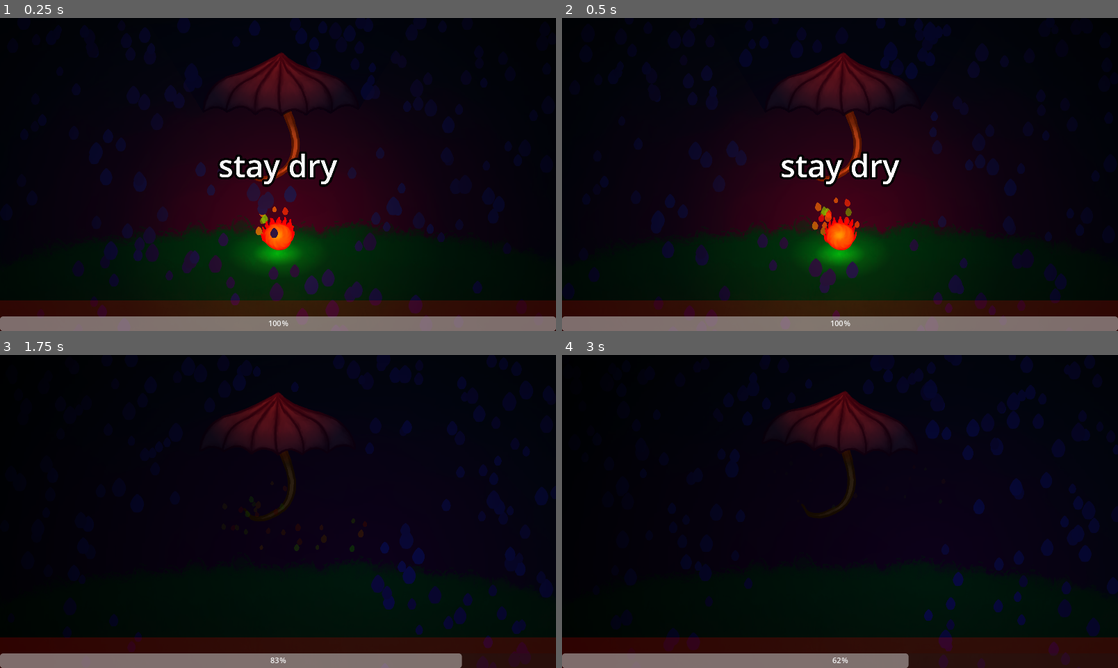
Above: before the commit, frames 1-4 (two rows, left to right).
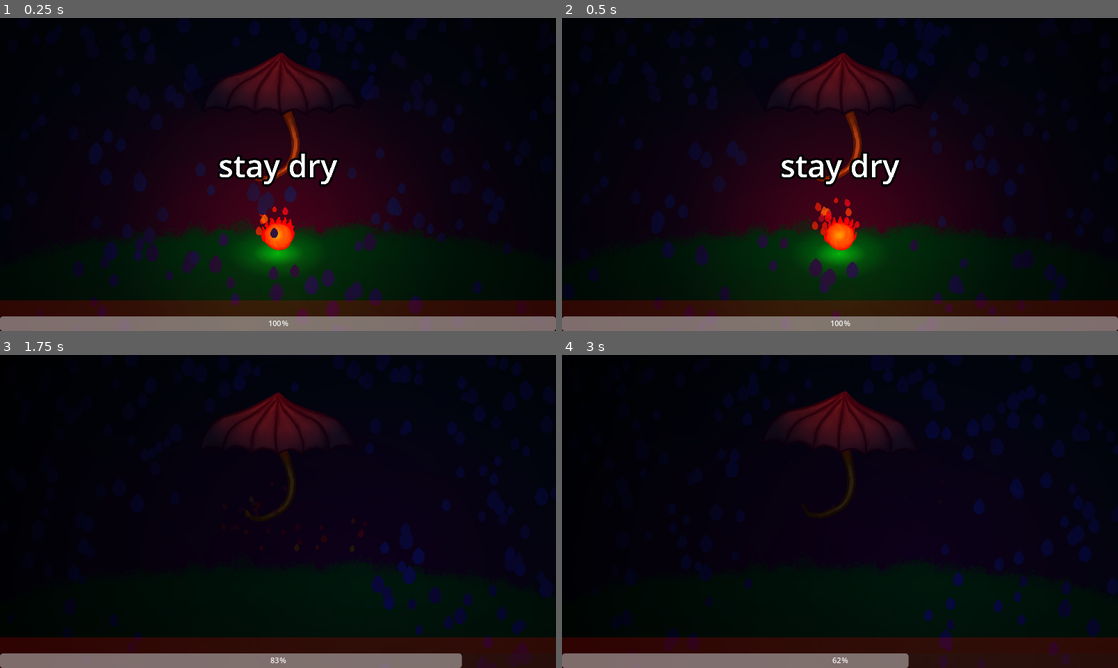
Above: after the commit, the same moments.

Repository: osid54/microgamejam
Game: Godot game, scene res://osid_games/fireGame/main/fireRainGame.tscn
Same seed, same stepped clock (60 frames per second), same inputs: the game is played once before the commit and once after it. This scene is started directly instead of the project's main scene.
Inputs (mouse positions are in pixels of both pictures, inside the frame that each line leads up to):
- Up to frame 1 (0.25 s): no input
- Up to frame 2 (0.5 s): no input
- Up to frame 3 (1.75 s): tap Enter (action) at 0.5, 0.6, 1.35 s; move the mouse to (400, 495) at 0.52 s; hold Right (right) 0.53-1.28 s; click (400, 495) at 0.67 s; move the mouse to (166, 527) at 1.27 s; hold Down (down) from 1.28 s (still down)
- Up to frame 4 (3 s): move the mouse to (895, 442) at 2.02 s; release Down (down) at 2.03 s; hold Right (right) 2.03-2.78 s; tap Enter (action) at 2.1, 2.85 s; move the mouse to (812, 574) at 2.77 s; hold Up (up) from 2.78 s (still down); click (812, 574) at 2.92 s

The runs differ from the first frame. In frame 1, less than 0.1% of the frame differs, in the area x 46-52%, y 60-70%; in frame 2, 0.2%, in the area x 45-54%, y 57-70%; in frame 3, less than 0.1%; in frame 4, less than 0.1%.

Commit message:
updated to godot 4.2, fixed fire particles

Diff:
--- a/Microgame.tscn
+++ b/Microgame.tscn
@@ -14,9 +14,9 @@
 tracks/0/interp = 1
 tracks/0/loop_wrap = true
 tracks/0/keys = {
-"handle_modes": PackedInt32Array(),
-"points": PackedFloat32Array(),
-"times": PackedFloat32Array()
+"handle_modes": PackedInt32Array(0),
+"points": PackedFloat32Array(1, -0.25, 0, 0.25, 0),
+"times": PackedFloat32Array(0.3)
 }
 tracks/1/type = "bezier"
 tracks/1/imported = false
@@ -25,9 +25,9 @@
 tracks/1/interp = 1
 tracks/1/loop_wrap = true
 tracks/1/keys = {
-"handle_modes": PackedInt32Array(),
-"points": PackedFloat32Array(),
-"times": PackedFloat32Array()
+"handle_modes": PackedInt32Array(0),
+"points": PackedFloat32Array(1, -0.25, 0, 0.25, 0),
+"times": PackedFloat32Array(0.3)
 }
 tracks/2/type = "bezier"
 tracks/2/imported = false
@@ -36,9 +36,9 @@
 tracks/2/interp = 1
 tracks/2/loop_wrap = true
 tracks/2/keys = {
-"handle_modes": PackedInt32Array(),
-"points": PackedFloat32Array(),
-"times": PackedFloat32Array()
+"handle_modes": PackedInt32Array(0),
+"points": PackedFloat32Array(1, -0.25, 0, 0.25, 0),
+"times": PackedFloat32Array(0.3)
 }
 tracks/3/type = "bezier"
 tracks/3/imported = false
@@ -48,7 +48,7 @@
 tracks/3/loop_wrap = true
 tracks/3/keys = {
 "handle_modes": PackedInt32Array(0, 0),
-"points": PackedFloat32Array(0, -0.25, 0, 0.0834995, 0.489125, 1, -0.203624, -0.07186, 0.25, 0),
+"points": PackedFloat32Array(0, -0.25, 0, 0.0834995, 0.489125, 1, -0.25, 0, 0.25, 0),
 "times": PackedFloat32Array(0, 0.3)
 }
 tracks/4/type = "bezier"
@@ -84,9 +84,9 @@
 tracks/0/interp = 1
 tracks/0/loop_wrap = true
 tracks/0/keys = {
-"handle_modes": PackedInt32Array(),
-"points": PackedFloat32Array(),
-"times": PackedFloat32Array()
+"handle_modes": PackedInt32Array(0),
+"points": PackedFloat32Array(1, -0.25, 0, 0.25, 0),
+"times": PackedFloat32Array(0)
 }
 tracks/1/type = "bezier"
 tracks/1/imported = false
@@ -95,9 +95,9 @@
 tracks/1/interp = 1
 tracks/1/loop_wrap = true
 tracks/1/keys = {
-"handle_modes": PackedInt32Array(),
-"points": PackedFloat32Array(),
-"times": PackedFloat32Array()
+"handle_modes": PackedInt32Array(0),
+"points": PackedFloat32Array(1, -0.25, 0, 0.25, 0),
+"times": PackedFloat32Array(0)
 }
 tracks/2/type = "bezier"
 tracks/2/imported = false
@@ -106,9 +106,9 @@
 tracks/2/interp = 1
 tracks/2/loop_wrap = true
 tracks/2/keys = {
-"handle_modes": PackedInt32Array(),
-"points": PackedFloat32Array(),
-"times": PackedFloat32Array()
+"handle_modes": PackedInt32Array(0),
+"points": PackedFloat32Array(1, -0.25, 0, 0.25, 0),
+"times": PackedFloat32Array(0)
 }
 tracks/3/type = "bezier"
 tracks/3/imported = false
@@ -118,7 +118,7 @@
 tracks/3/loop_wrap = true
 tracks/3/keys = {
 "handle_modes": PackedInt32Array(0, 0),
-"points": PackedFloat32Array(1, -0.25, 0, 0.0827552, -1.12444, 0, -0.130728, 0.0659774, 0.25, 0),
+"points": PackedFloat32Array(1, -0.25, 0, 0.25, 0, 0, -0.130728, 0.0659774, 0.25, 0),
 "times": PackedFloat32Array(0, 0.3)
 }
 tracks/4/type = "method"
@@ -158,8 +158,56 @@
 "times": PackedFloat32Array(0, 0.6)
 }
 
+[sub_resource type="Animation" id="Animation_nr4kg"]
+length = 0.001
+tracks/0/type = "bezier"
+tracks/0/imported = false
+tracks/0/enabled = true
+tracks/0/path = NodePath("MicrogameOverlay/Control/ActionLabel:modulate:r")
+tracks/0/interp = 1
+tracks/0/loop_wrap = true
+tracks/0/keys = {
+"handle_modes": PackedInt32Array(0),
+"points": PackedFloat32Array(1, -0.25, 0, 0.25, 0),
+"times": PackedFloat32Array(0)
+}
+tracks/1/type = "bezier"
+tracks/1/imported = false
+tracks/1/enabled = true
+tracks/1/path = NodePath("MicrogameOverlay/Control/ActionLabel:modulate:g")
+tracks/1/interp = 1
+tracks/1/loop_wrap = true
+tracks/1/keys = {
+"handle_modes": PackedInt32Array(0),
+"points": PackedFloat32Array(1, -0.25, 0, 0.25, 0),
+"times": PackedFloat32Array(0)
+}
+tracks/2/type = "bezier"
+tracks/2/imported = false
+tracks/2/enabled = true
+tracks/2/path = NodePath("MicrogameOverlay/Control/ActionLabel:modulate:b")
+tracks/2/interp = 1
+tracks/2/loop_wrap = true
+tracks/2/keys = {
+"handle_modes": PackedInt32Array(0),
+"points": PackedFloat32Array(1, -0.25, 0, 0.25, 0),
+"times": PackedFloat32Array(0)
+}
+tracks/3/type = "bezier"
+tracks/3/imported = false
+tracks/3/enabled = true
+tracks/3/path = NodePath("MicrogameOverlay/Control/ActionLabel:modulate:a")
+tracks/3/interp = 1
+tracks/3/loop_wrap = true
+tracks/3/keys = {
+"handle_modes": PackedInt32Array(0),
+"points": PackedFloat32Array(1, -0.25, 0, 0.25, 0),
+"times": PackedFloat32Array(0)
+}
+
 [sub_resource type="AnimationLibrary" id="AnimationLibrary_u85nl"]
 _data = {
+"RESET": SubResource("Animation_nr4kg"),
 "fade_in": SubResource("Animation_gw4ir"),
 "fade_out": SubResource("Animation_q5lxk")
 }
@@ -224,7 +272,6 @@
 
 [node name="ActionLabel" type="Label" parent="MicrogameOverlay/Control"]
 editor_description = "This is the Label that tells the player what action they must take in your microgame. Please edit …(311 unchanged characters)…
-modulate = Color(1, 1, 1, 0)
 layout_mode = 1
 anchors_preset = 14
 anchor_top = 0.5
@@ -234,7 +281,7 @@
 offset_bottom = 89.0
 grow_horizontal = 2
 grow_vertical = 2
-scale = Vector2(2, 2)
+scale = Vector2(0.5, 0.5)
 pivot_offset = Vector2(576, 89)
 theme_override_colors/font_outline_color = Color(0, 0, 0, 1)
 theme_override_constants/outline_size = 36
--- a/osid_games/fireGame/main/fireRainGame.tscn
+++ b/osid_games/fireGame/main/fireRainGame.tscn
@@ -196,30 +196,28 @@
 curve = SubResource("Curve_vo8qb")
 
 [sub_resource type="ParticleProcessMaterial" id="ParticleProcessMaterial_1hfmf"]
+particle_flag_disable_z = true
 emission_shape = 6
 emission_ring_axis = Vector3(0, 0, 1)
 emission_ring_height = 0.0
 emission_ring_radius = 32.0
 emission_ring_inner_radius = 30.0
-particle_flag_disable_z = true
-direction = Vector3(0, -1, 0)
-spread = 60.0
-gravity = Vector3(0, -20, 0)
-initial_velocity_min = 50.0
-initial_velocity_max = 70.0
-orbit_velocity_min = 0.0
-orbit_velocity_max = 0.0
 angle_min = -20.0
 angle_max = 20.0
 angle_curve = SubResource("CurveTexture_kjlgj")
+direction = Vector3(0, -1, 0)
+spread = 60.0
+initial_velocity_min = 50.0
+initial_velocity_max = 70.0
+gravity = Vector3(0, -20, 0)
 scale_min = 0.15
 scale_max = 0.25
 scale_curve = SubResource("CurveTexture_5k226")
 color = Color(1, 1, 1, 0.784314)
 color_ramp = SubResource("GradientTexture1D_jjqhv")
 color_initial_ramp = SubResource("GradientTexture1D_kmiaa")
-hue_variation_min = -0.06
-hue_variation_max = 0.35
+hue_variation_min = -0.2
+hue_variation_max = 0.2
 turbulence_noise_strength = 0.01
 turbulence_noise_scale = 10.0
 
@@ -252,16 +250,14 @@
 gradient = SubResource("Gradient_edf04")
 
 [sub_resource type="ParticleProcessMaterial" id="ParticleProcessMaterial_jfhp4"]
+particle_flag_disable_z = true
 emission_shape = 3
 emission_box_extents = Vector3(576, 0, 0)
-particle_flag_disable_z = true
 direction = Vector3(0, 1, 0)
 spread = 0.0
-gravity = Vector3(0, 400, 0)
 initial_velocity_min = 200.0
 initial_velocity_max = 200.0
-orbit_velocity_min = 0.0
-orbit_velocity_max = 0.0
+gravity = Vector3(0, 400, 0)
 scale_min = 0.25
 scale_max = 0.5
 color_initial_ramp = SubResource("GradientTexture1D_1uhoi")
--- a/project.godot
+++ b/project.godot
@@ -12,7 +12,7 @@
 
 config/name="microgamejam"
 run/main_scene="res://osid_games/swordGame/main/swordDuelGame.tscn"
-config/features=PackedStringArray("4.1", "Forward Plus")
+config/features=PackedStringArray("4.2", "Forward Plus")
 config/icon="res://osid_games/fireGame/sprites/fireball.png"
 
 [autoload]
Not shown: 2 places in Microgame.tscn that only renumber resources
